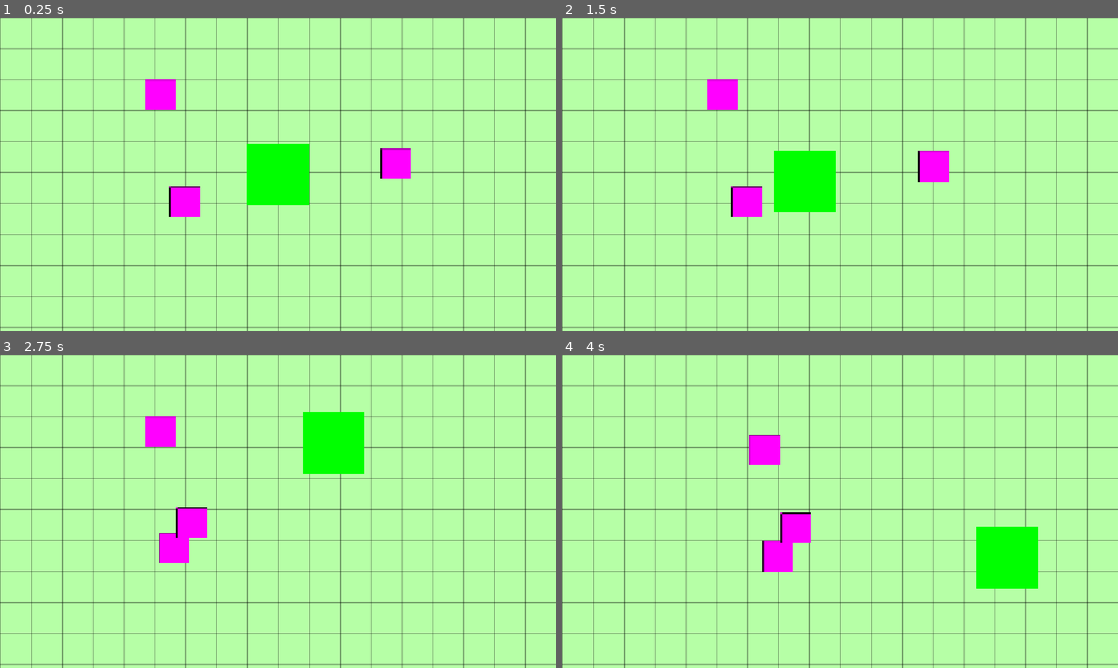
Above: before the commit, frames 1-4 (two rows, left to right).
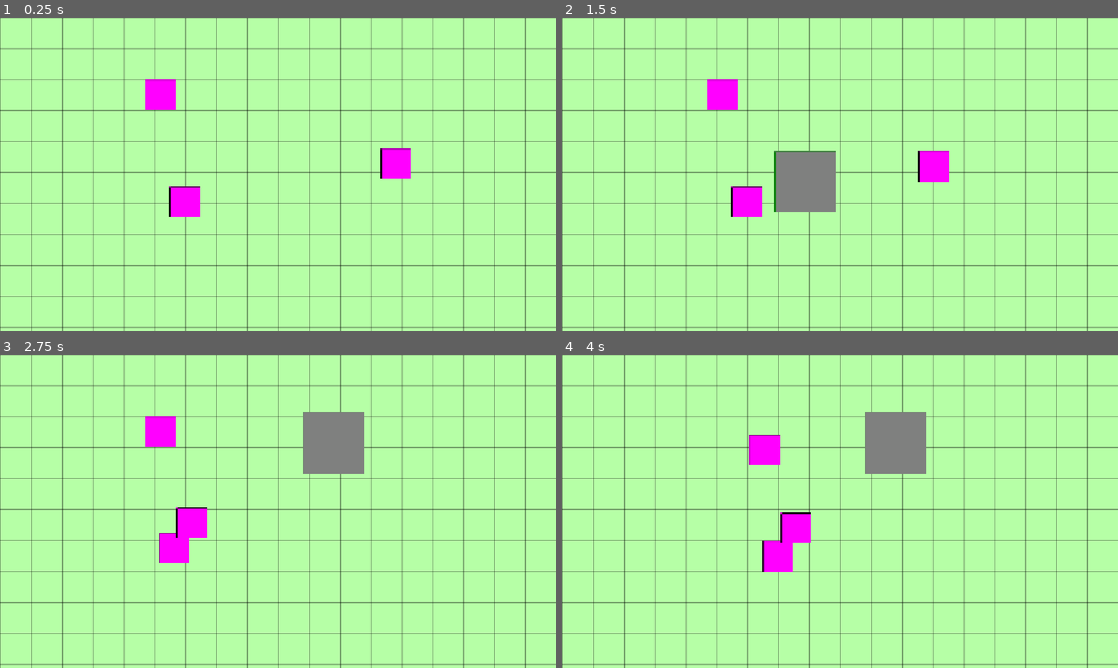
Above: after the commit, the same moments.

Repository: g-santos-m/rts-godot
Game: Godot game, scene res://scenes/test_Scene2.tscn
Same seed, same stepped clock (60 frames per second), same inputs: the game is played once before the commit and once after it. This scene is started directly instead of the project's main scene.
Inputs (mouse positions are in pixels of both pictures, inside the frame that each line leads up to):
- Up to frame 1 (0.25 s): no input
- Up to frame 2 (1.5 s): tap Enter at 0.5 s; move the mouse to (962, 158) at 0.52 s; hold B (add_building, bound only after the commit) 0.53-1.25 s; click (962, 158) at 0.67 s; right-click (962, 158) at 0.8 s; tap Space at 1.25 s; drag from (728, 190) to (956, 161) at 1.27 s
- Up to frame 3 (2.75 s): move the mouse to (333, 442) at 2.02 s; press the mouse at (333, 442) at 2.03 s; right-click (333, 442) at 2.3 s
- Up to frame 4 (4 s): release the mouse at (895, 442) at 2.75 s; drag from (812, 574) to (723, 430) at 2.77 s; move the mouse to (1006, 558) at 3.52 s; hold Right mouse button (build, bound only after the commit) from 3.53 s (still down); click (1006, 558) at 3.67 s

The runs differ from the first frame. In frame 1, 2.2% of the frame differs, in the area x 44-56%, y 40-60%; in frame 2, 2.2%; in frame 3, 2.2%; in frame 4, 4.4%, in the area x 54-86%, y 18-75%.

Commit message:
crear modo construccion limitado a 1

Diff:
--- a/rts-godot-project/project.godot
+++ b/rts-godot-project/project.godot
@@ -35,6 +35,16 @@
 "events": [Object(InputEventMouseButton,"resource_local_to_scene":false,"resource_name":"","device":-1,"window_id":0,"a …(253 unchanged characters)…
 ]
 }
+build={
+"deadzone": 0.2,
+"events": [Object(InputEventMouseButton,"resource_local_to_scene":false,"resource_name":"","device":-1,"window_id":0,"alt_pressed":false,"shift_pressed":false,"ctrl_pressed":false,"meta_pressed":false,"button_mask":0,"position":Vector2(0, 0),"global_position":Vector2(0, 0),"factor":1.0,"button_index":2,"canceled":false,"pressed":false,"double_click":false,"script":null)
+]
+}
+add_building={
+"deadzone": 0.2,
+"events": [Object(InputEventKey,"resource_local_to_scene":false,"resource_name":"","device":-1,"window_id":0,"alt_pressed":false,"shift_pressed":false,"ctrl_pressed":false,"meta_pressed":false,"pressed":false,"keycode":0,"physical_keycode":66,"key_label":0,"unicode":98,"location":0,"echo":false,"script":null)
+]
+}
 
 [physics]
 
--- a/rts-godot-project/scenes/entities/buildings/building_test.gd
+++ b/rts-godot-project/scenes/entities/buildings/building_test.gd
@@ -1,24 +1,39 @@
 extends Node2D
 
 @export var building_area := Rect2(0,0,128,128)
+@export var parent_building : Node2D
 var query_rect = RectangleShape2D.new()
 var can_build = []
+var has_built = false
+
+signal build_building
+
 func _ready() -> void:
 	pass
 
+func _input(event):
+	if event.is_action_pressed("build") && can_build.size() == 0:
+		build_building.emit()
+		has_built = true
+		queue_redraw()
+
 func _process(delta):
-	building_area.position = get_global_mouse_position() - building_area.size/2
-	var space = get_world_2d().direct_space_state
-	query_rect.size = abs(building_area.size)
-	var q = PhysicsShapeQueryParameters2D.new()
-	q.shape = query_rect
-	q.collision_mask = 2
-	q.transform = Transform2D(0, get_global_mouse_position())
-	can_build = space.intersect_shape(q)
-	queue_redraw()
+	if !has_built:
+		parent_building.global_position = get_global_mouse_position()
+		building_area.position = -(building_area.size/2)
+		var space = get_world_2d().direct_space_state
+		query_rect.size = abs(building_area.size)
+		var q = PhysicsShapeQueryParameters2D.new()
+		q.shape = query_rect
+		q.collision_mask = 2
+		q.transform = Transform2D(0, get_global_mouse_position())
+		can_build = space.intersect_shape(q)
+		queue_redraw()
 
 func _draw():
 	if can_build.size() == 0:
-		draw_rect(building_area, Color.GREEN)
+		draw_rect(building_area, Color(0,1,0, 0.5))
+	elif !has_built:
+		draw_rect(building_area, Color(1,0,0, 0.5))
 	else:
-		draw_rect(building_area, Color.RED)
+		draw_rect(building_area,Color.SANDY_BROWN)
--- a/rts-godot-project/scenes/entities/buildings/castle/castle.gd
+++ b/rts-godot-project/scenes/entities/buildings/castle/castle.gd
@@ -11,14 +11,14 @@
 @onready var _printer := Printer.new(name)
 
 func _ready() -> void:
-    id += 1
-    _printer.cprint("has spawned at ", global_position)
+	id += 1
+	_printer.cprint("has spawned at ", global_position)
 
 func take_damage(damage: float) -> void:
-    current_health -= damage
-    if current_health < 0:
-        current_health = 0
-    _printer.cprint("has taken ", damage, " damage. Current health is ", current_health, "/", MAX_HEALTH)
-    if current_health == 0:
-        _printer.cprint("has been destroyed")
-        queue_free()
+	current_health -= damage
+	if current_health < 0:
+		current_health = 0
+	_printer.cprint("has taken ", damage, " damage. Current health is ", current_health, "/", MAX_HEALTH)
+	if current_health == 0:
+		_printer.cprint("has been destroyed")
+		queue_free()
--- /dev/null
+++ b/rts-godot-project/scenes/entities/buildings/house_test.gd
@@ -0,0 +1,17 @@
+extends Sprite2D
+
+var is_building = true
+@onready var building_mode := $BuildingTest
+
+# Called when the node enters the scene tree for the first time.
+func _ready() -> void:
+	building_mode.build_building.connect(_set_building_mode)
+
+
+# Called every frame. 'delta' is the elapsed time since the previous frame.
+func _process(delta: float) -> void:
+	pass
+
+func _set_building_mode ():
+	is_building = false
+	$StaticBody2D/CollisionShape2D.disabled = false
--- /dev/null
+++ b/rts-godot-project/scenes/entities/buildings/house_test.tscn
@@ -0,0 +1,25 @@
+[gd_scene format=3 uid="uid://bvnnvuv4j5vck"]
+
+[ext_resource type="Script" uid="uid://bn7g4hs4fp22r" path="res://scenes/entities/buildings/house_test.gd" id="1_j3el0"]
+[ext_resource type="PackedScene" uid="uid://ctp3dyf4t5d0m" path="res://scenes/entities/buildings/building_test.tscn" id="2_08px0"]
+
+[sub_resource type="PlaceholderTexture2D" id="PlaceholderTexture2D_4jrll"]
+size = Vector2(128, 128)
+
+[sub_resource type="RectangleShape2D" id="RectangleShape2D_2rs07"]
+size = Vector2(128, 128)
+
+[node name="HouseTest" type="Sprite2D" unique_id=187026502]
+texture = SubResource("PlaceholderTexture2D_4jrll")
+script = ExtResource("1_j3el0")
+
+[node name="BuildingTest" parent="." unique_id=803767306 node_paths=PackedStringArray("parent_building") instance=ExtResource("2_08px0")]
+parent_building = NodePath("..")
+
+[node name="StaticBody2D" type="StaticBody2D" parent="." unique_id=1689612709]
+collision_layer = 5
+collision_mask = 5
+
+[node name="CollisionShape2D" type="CollisionShape2D" parent="StaticBody2D" unique_id=1532397386]
+shape = SubResource("RectangleShape2D_2rs07")
+disabled = true
--- a/rts-godot-project/scenes/entities/units/unidad_test.tscn
+++ b/rts-godot-project/scenes/entities/units/unidad_test.tscn
@@ -12,8 +12,8 @@
 radius = 48.83646
 
 [node name="UnidadTest" type="CharacterBody2D" unique_id=1996506914 groups=["units"]]
-collision_layer = 2
-collision_mask = 3
+collision_layer = 6
+collision_mask = 7
 script = ExtResource("1_hw2x6")
 
 [node name="Sprite2D" type="Sprite2D" parent="." unique_id=877613637]
--- a/rts-godot-project/scenes/levels/level_1/level_1.gd
+++ b/rts-godot-project/scenes/levels/level_1/level_1.gd
@@ -12,36 +12,36 @@
 
 # Called when the node enters the scene tree for the first time.
 func _ready() -> void:
-    hud.spawn_unit.connect(_on_spawn_unit)
+	hud.spawn_unit.connect(_on_spawn_unit)
 
 # Called every frame. 'delta' is the elapsed time since the previous frame.
 func _process(delta: float) -> void:
-    pass
+	pass
 
 func _unhandled_input(event: InputEvent) -> void:
-    if event is InputEventMouseButton:
-        if _is_placing_castle:
-            _spawn_castle(event.global_position)
-            _is_placing_castle = false
-        if _is_placing_zombie:
-            _spawn_zombie(event.global_position)
-            _is_placing_zombie = false
+	if event is InputEventMouseButton:
+		if _is_placing_castle:
+			_spawn_castle(event.global_position)
+			_is_placing_castle = false
+		if _is_placing_zombie:
+			_spawn_zombie(event.global_position)
+			_is_placing_zombie = false
 
 func _on_spawn_unit(unit_name: String) -> void:
-    match unit_name:
-        "castle":
-            _is_placing_castle = true
-        "zombie":
-            _is_placing_zombie = true
+	match unit_name:
+		"castle":
+			_is_placing_castle = true
+		"zombie":
+			_is_placing_zombie = true
 
 func _spawn_castle(position: Vector2) -> void:
-    var castle: Node2D = castle_scene.instantiate()
-    castle.global_position = position
-    castle.name = "castle_%d" % castle.id
-    entities.get_child(0).add_child(castle)
+	var castle: Node2D = castle_scene.instantiate()
+	castle.global_position = position
+	castle.name = "castle_%d" % castle.id
+	entities.get_child(0).add_child(castle)
 
 func _spawn_zombie(position: Vector2) -> void:
-    var zombie: Node2D = zombie_scene.instantiate()
-    zombie.global_position = position
-    zombie.name = "zombie_%d" % zombie.id
-    entities.get_child(1).add_child(zombie)
+	var zombie: Node2D = zombie_scene.instantiate()
+	zombie.global_position = position
+	zombie.name = "zombie_%d" % zombie.id
+	entities.get_child(1).add_child(zombie)
--- a/rts-godot-project/scenes/test_Scene2.tscn
+++ b/rts-godot-project/scenes/test_Scene2.tscn
@@ -3,7 +3,6 @@
 [ext_resource type="Texture2D" uid="uid://uj643yhvmg8n" path="res://assets/textures/_test/terrain/ground_tile.png" id="1_jad68"]
 [ext_resource type="Script" uid="uid://md1p2ho87brs" path="res://scenes/test_scene_2.gd" id="1_lktkq"]
 [ext_resource type="PackedScene" uid="uid://dd18wmronyiuj" path="res://scenes/entities/units/unidad_test.tscn" id="3_iteso"]
-[ext_resource type="PackedScene" uid="uid://ctp3dyf4t5d0m" path="res://scenes/entities/buildings/building_test.tscn" id="4_iteso"]
 
 [sub_resource type="TileSetAtlasSource" id="TileSetAtlasSource_wptc6"]
 texture = ExtResource("1_jad68")
@@ -46,5 +45,3 @@
 
 [node name="UnidadTest3" parent="." unique_id=944184361 instance=ExtResource("3_iteso")]
 position = Vector2(332, 158)
-
-[node name="BuildingTest" parent="." unique_id=803767306 instance=ExtResource("4_iteso")]
--- a/rts-godot-project/scenes/test_scene_2.gd
+++ b/rts-godot-project/scenes/test_scene_2.gd
@@ -4,6 +4,8 @@
 var drag_start = Vector2.ZERO
 var select_rect = RectangleShape2D.new()
 var selected = []
+var has_building = false
+@onready var building_scene = preload("res://scenes/entities/buildings/house_test.tscn")
 
 func _unhandled_input(event):
 	if event is InputEventMouseButton and event.button_index == MOUSE_BUTTON_LEFT:
@@ -32,6 +34,14 @@
 	if event is InputEventMouseMotion and dragging:
 		queue_redraw()
 
+
+
+func _input(event):
+	if event.is_action_pressed("add_building") && !has_building:
+		var building = building_scene.instantiate()
+		has_building = true
+		add_child(building)
+
 func _draw():
 	if dragging:
 		draw_rect(Rect2(drag_start, get_global_mouse_position() - drag_start), Color.AQUA, false, 10.0)
Binary file added: rts-godot-project/scenes/entities/buildings/house.png
Not shown, added: rts-godot-project/scenes/entities/buildings/house.png.import
Not shown, added: rts-godot-project/scenes/entities/buildings/house_test.gd.uid
Not shown, added: rts-godot-project/scenes/test_Scene2.tscn3276490481.tmp
